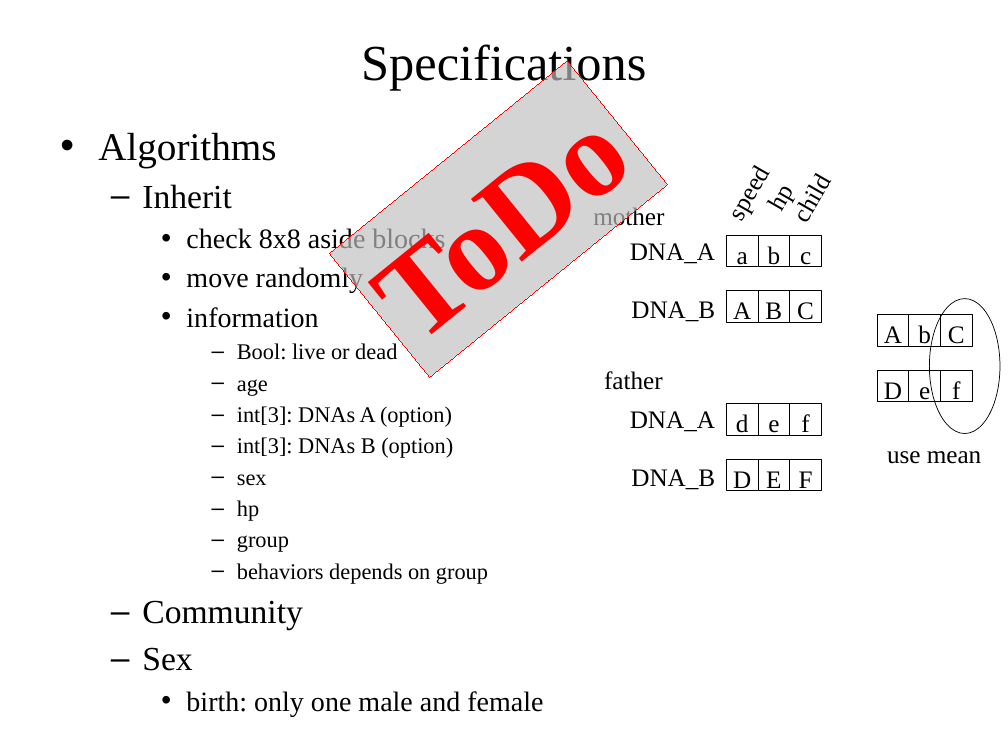
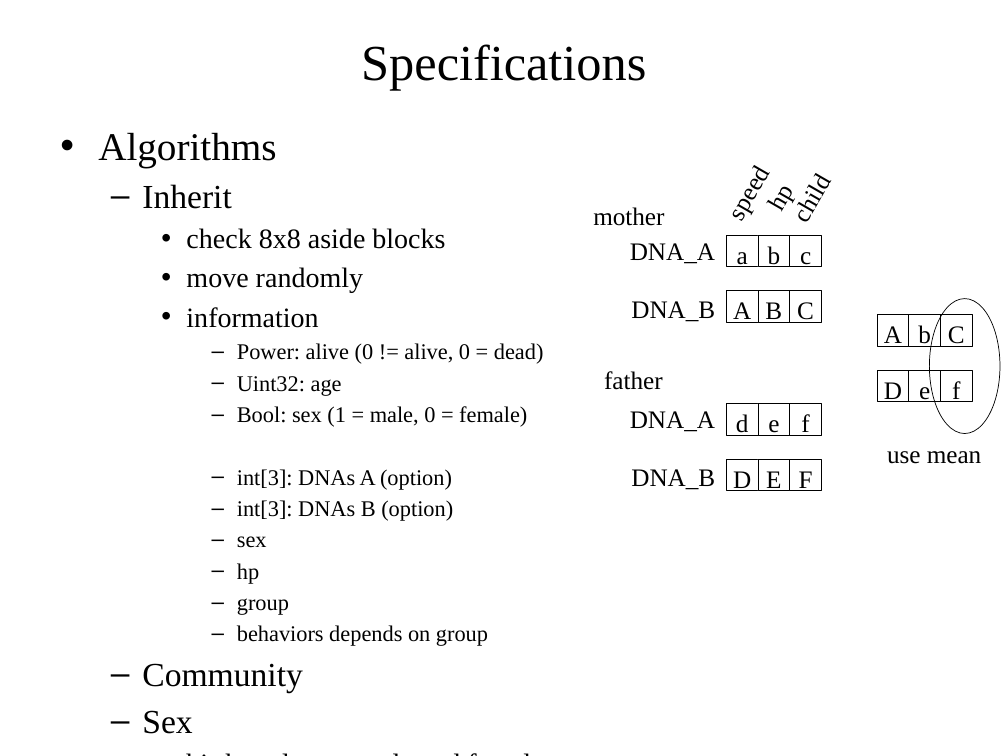
Before and after one commit to iwatake2222/LifeGame, a slide deck: slide 5 of LifeGameDesignDocument.pptx. Drawn at 1008x756 pixels with LibreOffice and Linux fonts; fonts in the diff are those of the drawing. Boxes give left, top, right and bottom in pixels: in the first picture for what was removed or moved away, otherwise in the second. Text is boxed around its words. In the diff, an @@ line names an element or a change of style, - is before the commit and + after.

```diff
--- a/LifeGameDesignDocument.pptx
+++ b/LifeGameDesignDocument.pptx
@@ rectangle removed at box(330, 60, 668, 377) @@
-ToDo
@@ text at box(237, 343, 544, 427): text changed @@
-      – Bool: live or dead
-      – age
+      – Power: alive (0 != alive, 0 = dead)
+      – Uint32: age
+      – Bool: sex (1 = male, 0 = female)
```
Also in this commit, not shown: 1 slide added, 2 other files.
